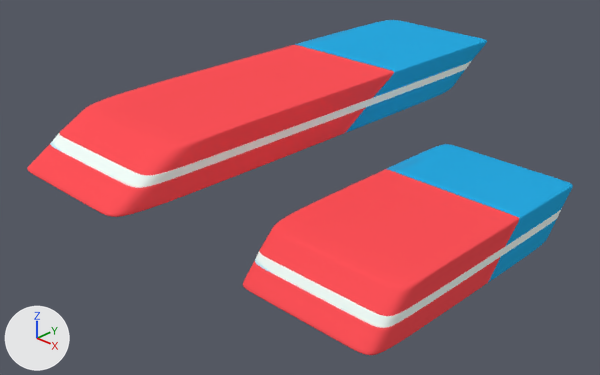
A saved change to the Blender file blender/eraser.blend.
Rendered twice from a 50 mm lens placed at (2.5, -2.31, 1.65), pointed at (0.29, -0.06, 0.17). Arrows for +X, +Y and +Z are at lower left; the lights stay in place.

Names of what the first picture shows: 'Eraser', 'Eraser_ small'.
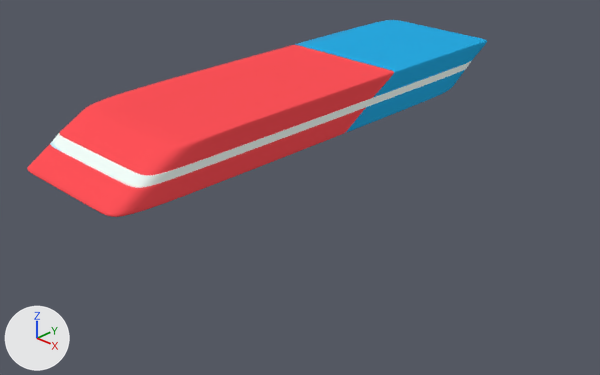
What differs and where, as boxes [x1, y1, x2, y2] in the pictures (600 x 375 px):
'Eraser_ small', hidden (red): before [243, 144, 573, 355]

Diff of the bpy script that builds the scene:
```diff
--- a/blender/eraser.blend.py
+++ b/blender/eraser.blend.py
@@ ob_eraser__small @@
 ob_eraser__small.scale = (1.0, 0.56, 1.0)
+ob_eraser__small.hide_set(True)
```
